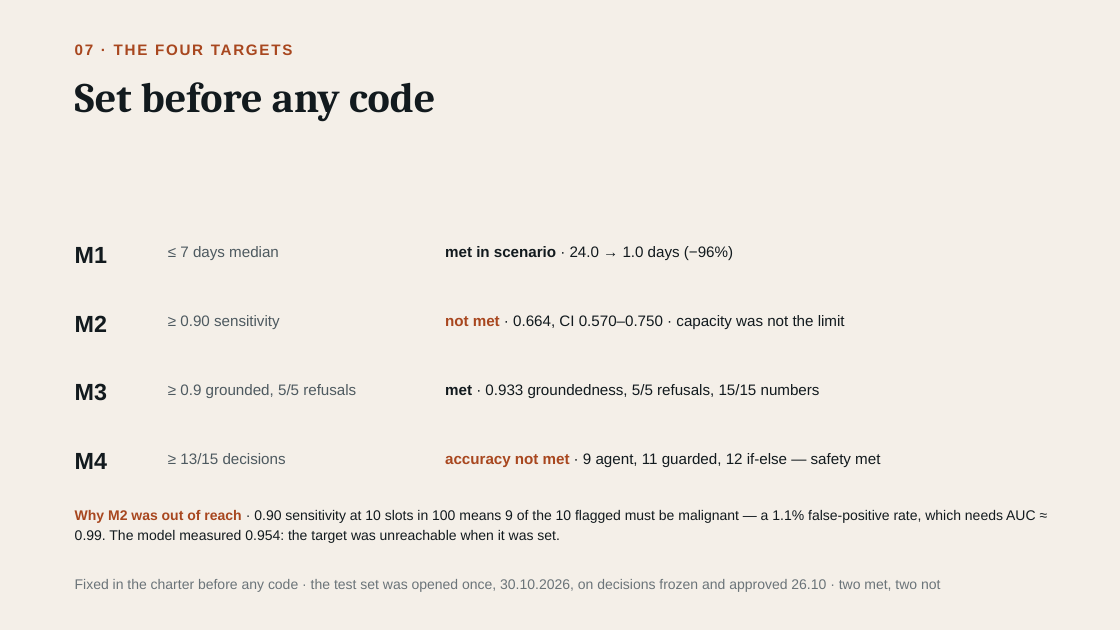
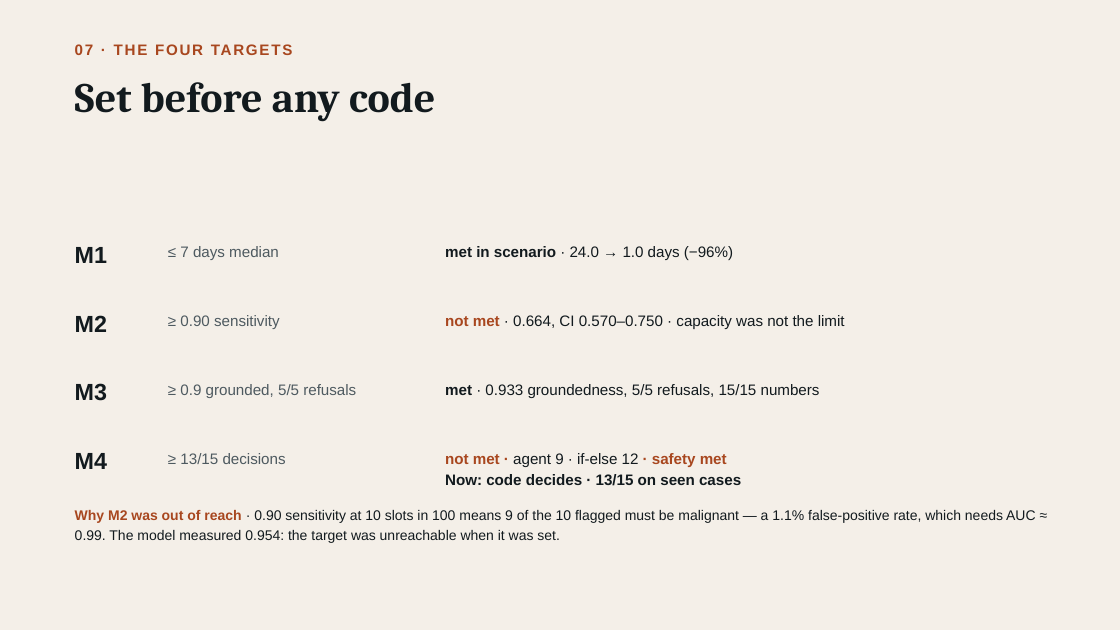
Before and after one commit to IfatDav/skin-lesion-assistant, a slide deck: slide 7 of Presentation/Skin Lesion Triage.pptx. Drawn at 1120x630 pixels with LibreOffice and Linux fonts; fonts in the diff are those of the drawing. Boxes give left, top, right and bottom in pixels: in the first picture for what was removed or moved away, otherwise in the second. Text is boxed around its words. In the diff, an @@ line names an element or a change of style, - is before the commit and + after.

```diff
--- a/Presentation/Skin Lesion Triage.pptx
+++ b/Presentation/Skin Lesion Triage.pptx
@@ text at (445,453,741,486): text changed; bold on @@
-accuracy not met · 9 agent, 11 guarded, 12 if-else — safety met
+not met · agent 9 · if-else 12 · safety met
+Now: code decides · 13/15 on seen cases
@@ text removed at (75,579,940,592) @@
-Fixed in the charter before any code · the test set was opened once, 30.10.2026, on decisions frozen and approved 26.10 · two met, two not
```
Also in this commit, not shown: 4 other slides changed.
